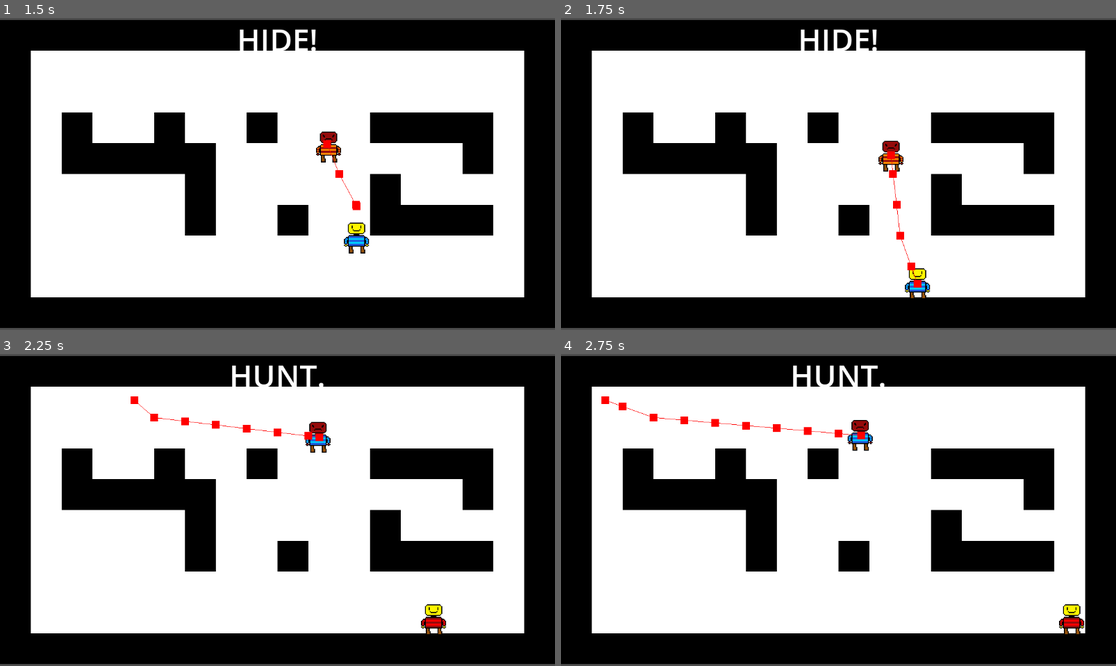
Above: before the commit, frames 1-4 (two rows, left to right).
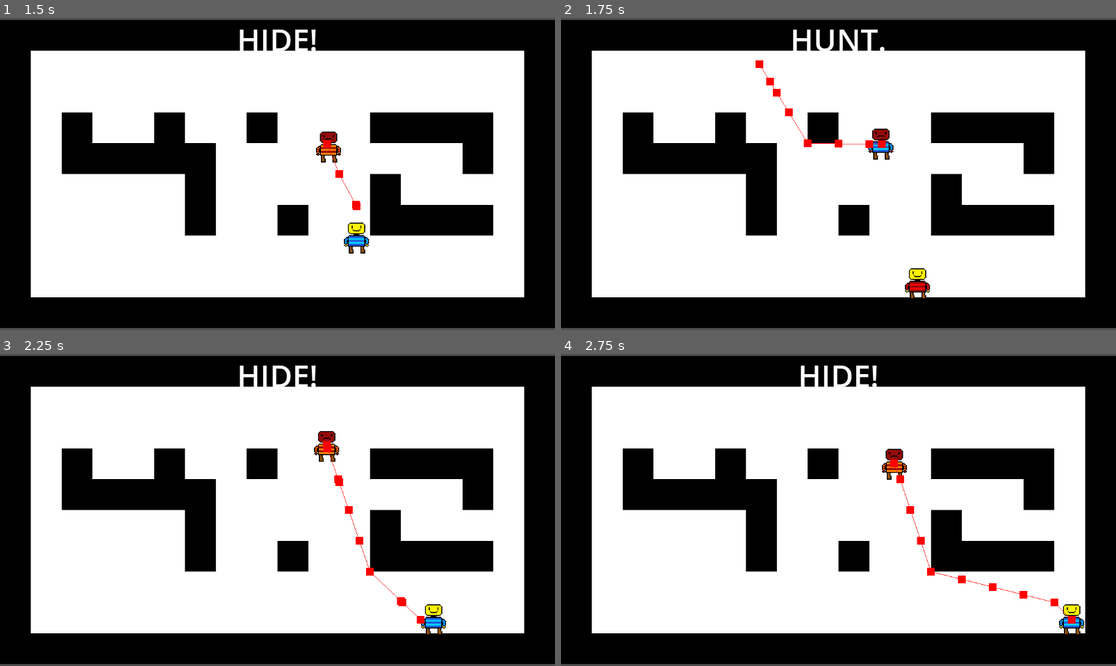
Above: after the commit, the same moments.

Repository: LegoMaster7001/fargo-game-jam-2025
Game: Godot game, scene res://Scenes/Game.tscn
Two runs of this game, one before a commit and one after it. Both use one fixed random seed, a clock stepped at 60 frames per second and the inputs below.
Inputs:
- Up to frame 1 (1.5 s): hold Right (ui_right) 0.53-1.28 s; hold Space (call_groundies) 0.53-1.28 s; hold Down (ui_down) from 1.28 s (still down); tap E at 1.35 s
- Up to frame 2 (1.75 s): keep holding Down (ui_down)
- Up to frame 3 (2.25 s): release Down (ui_down) at 2.03 s; hold Right (ui_right) from 2.03 s (still down); hold Space (call_groundies) from 2.03 s (still down)
- Up to frame 4 (2.75 s): keep holding Right (ui_right); keep holding Space (call_groundies)

Frame 1 is identical in both runs. In frame 2, 1.8% of the frame differs, in the area x 35-67%, y 3-88%; in frame 3, 1.9%; in frame 4, 2.2%, in the area x 7-95%, y 3-88%.

Commit message:
flip escape logic

Diff:
--- a/Scripts/enemy.gd
+++ b/Scripts/enemy.gd
@@ -34,7 +34,7 @@
 	flip_role()
 
 func _on_hunt_area_body_exited(body: Node2D) -> void:
-	if not Global.hunted:
+	if Global.hunted:
 		return
 	# the player has escaped, so now we become hunted
 	print("{0} escaped".format([body.name]))
